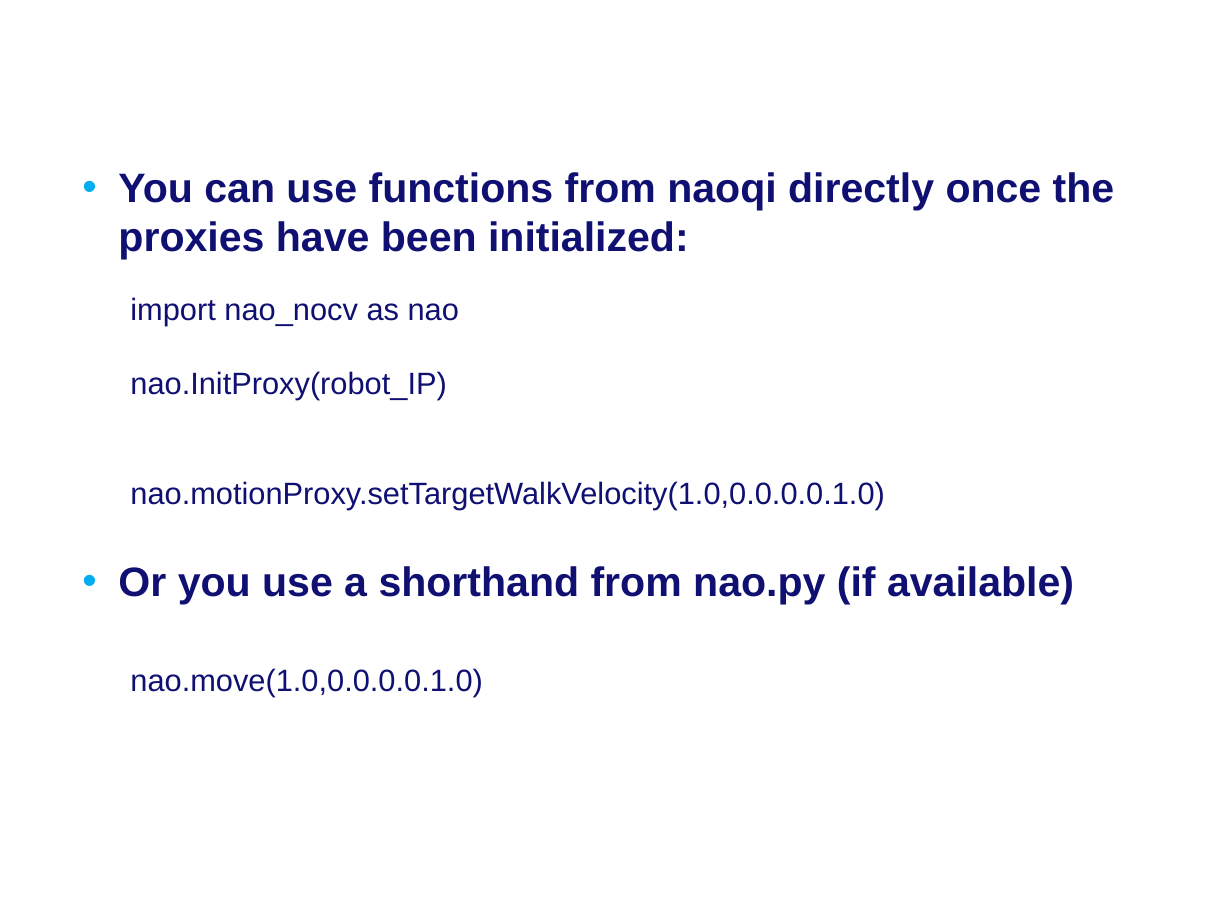
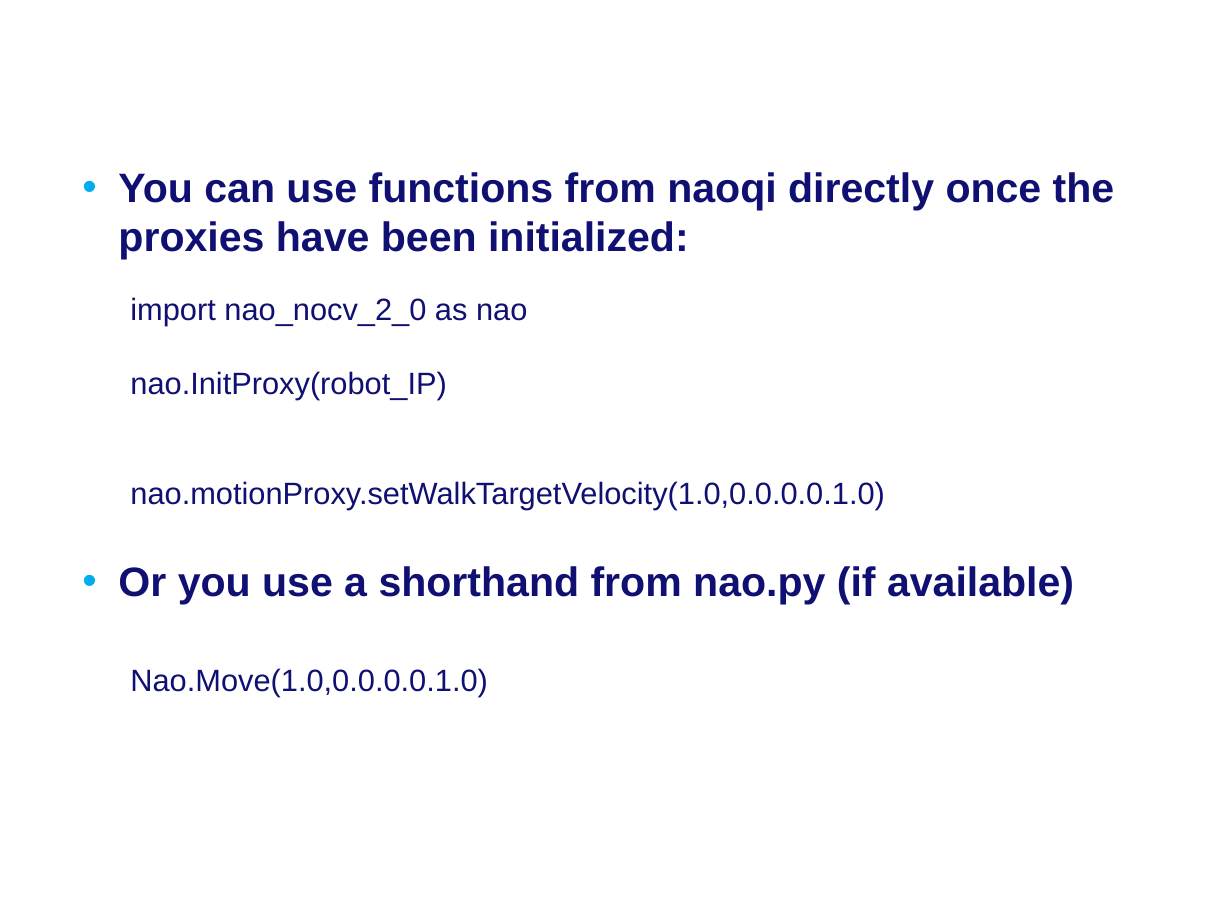
Before and after one commit to Rctue/nao-lib, a slide deck: slide 2 of Manual nao-lib.pptx. Drawn at 1232x924 pixels with LibreOffice and Linux fonts; fonts in the diff are those of the drawing; background and template pictures are left out. Boxes give left, top, right and bottom in pixels: in the first picture for what was removed or moved away, otherwise in the second. Text is boxed around its words. In the diff, an @@ line names an element or a change of style, - is before the commit and + after.

```diff
--- a/Manual nao-lib.pptx
+++ b/Manual nao-lib.pptx
@@ text at bbox=[130, 297, 527, 325]: text changed @@
-import nao_nocv as nao
+import nao_nocv_2_0 as nao
@@ text at bbox=[130, 481, 885, 510]: text changed @@
-nao.motionProxy.setTargetWalkVelocity(1.0,0.0.0.0.1.0)
+nao.motionProxy.setWalkTargetVelocity(1.0,0.0.0.0.1.0)
@@ text at bbox=[130, 668, 488, 697]: text changed @@
-nao.move(1.0,0.0.0.0.1.0)
+Nao.Move(1.0,0.0.0.0.1.0)
```
Also in this commit, not shown: 3 other slides changed, 3 slides added.
